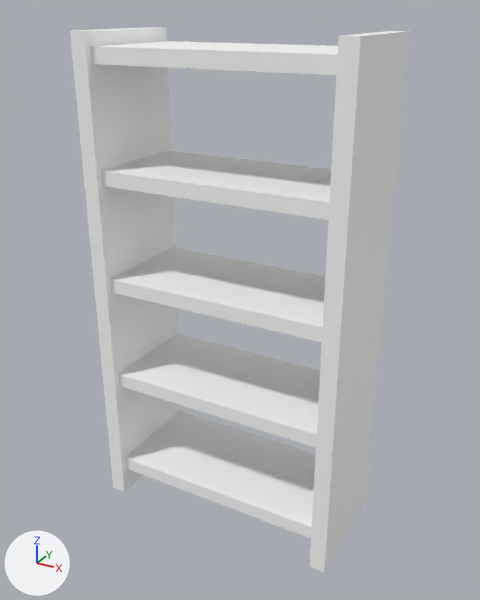
Before and after pictures for a commit that changed the glTF model assets/synty/simple_fantasy_interiors/models/SM_Prop_Bookshelf_02.glb.
Rendered twice from a 50 mm lens placed at (0.0187, -0.0336, 0.0321), pointed at (0.0002, 0.0, 0.0153). Every picture has the same lights, and +X, +Y and +Z are marked at lower left.

The older version as bpy lines, for what is in view:
```python
mat_lambert1 = principled_material('lambert1')
mat_lambert1.base_color = (1.0, 1.0, 1.0)  # white #ffffff
mat_lambert1.roughness = 0.553
me_mesh = bpy.data.meshes.new('Mesh')
me_mesh.from_pydata(...)  # 56 vertices, 64 faces; spans x -0.0083..0.0083, y -0.0039..0.0039, z 0.0..0.031
me_mesh.materials.append(mat_lambert1)  # white #ffffff
ob_sm_prop_bookshelf_02 = bpy.data.objects.new('SM_Prop_Bookshelf_02', me_mesh)
ob_sm_prop_bookshelf_02.location = (0.0, 0.0, 0.0)
```
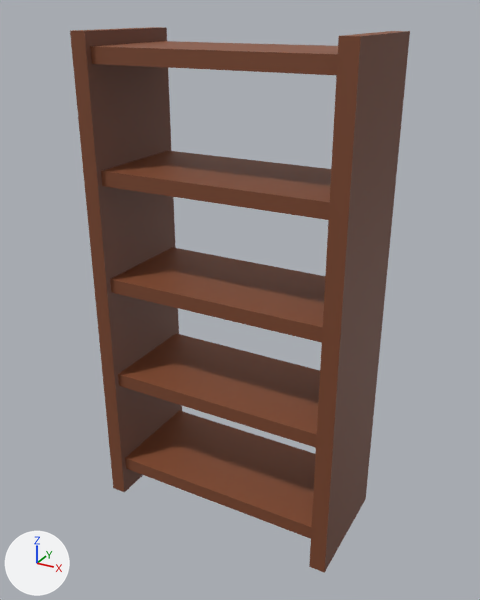
Pixel boxes (x1, y1, x2, y2) of what changed, in the pictures (480 x 600 px):
'SM_Prop_Bookshelf_02', surface changed (grey to brown): (70, 27, 410, 573) in both

What the commit changed:
Picture 'SimpleFantasyInteriorsTexture' (img_simplefantasyinteriorstexture) is new.
In material 'lambert1' (mat_lambert1), base_color is no longer (1.0, 1.0, 1.0), white #ffffff.
In material 'lambert1' (mat_lambert1), texture is now set to img_simplefantasyinteriorstexture.
